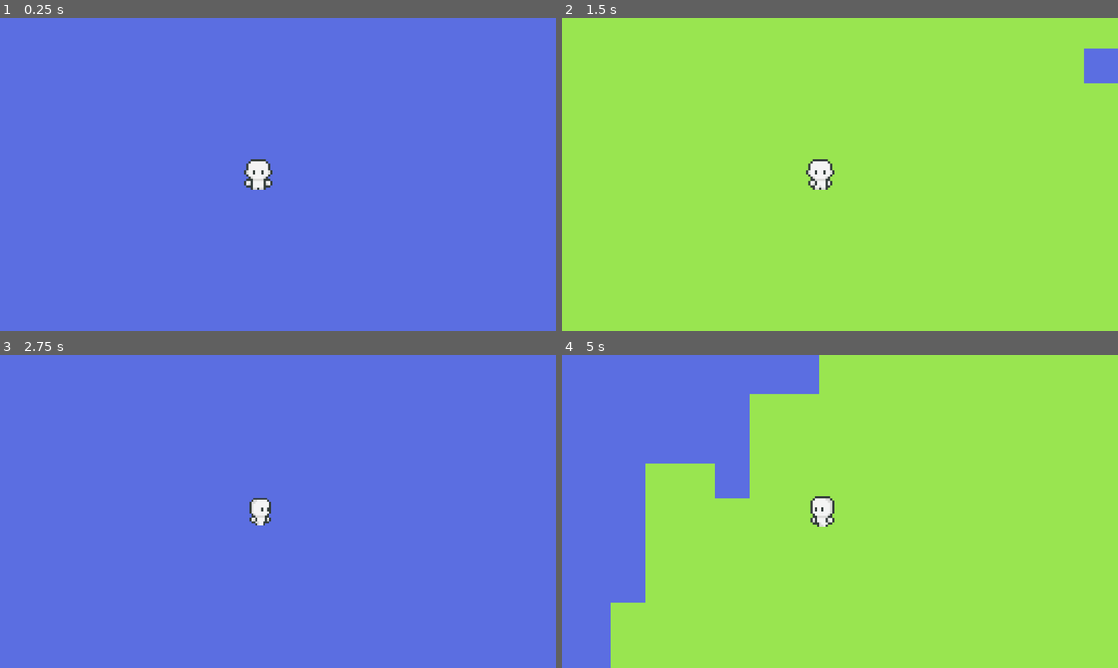
Above: before the commit, frames 1-4 (two rows, left to right).
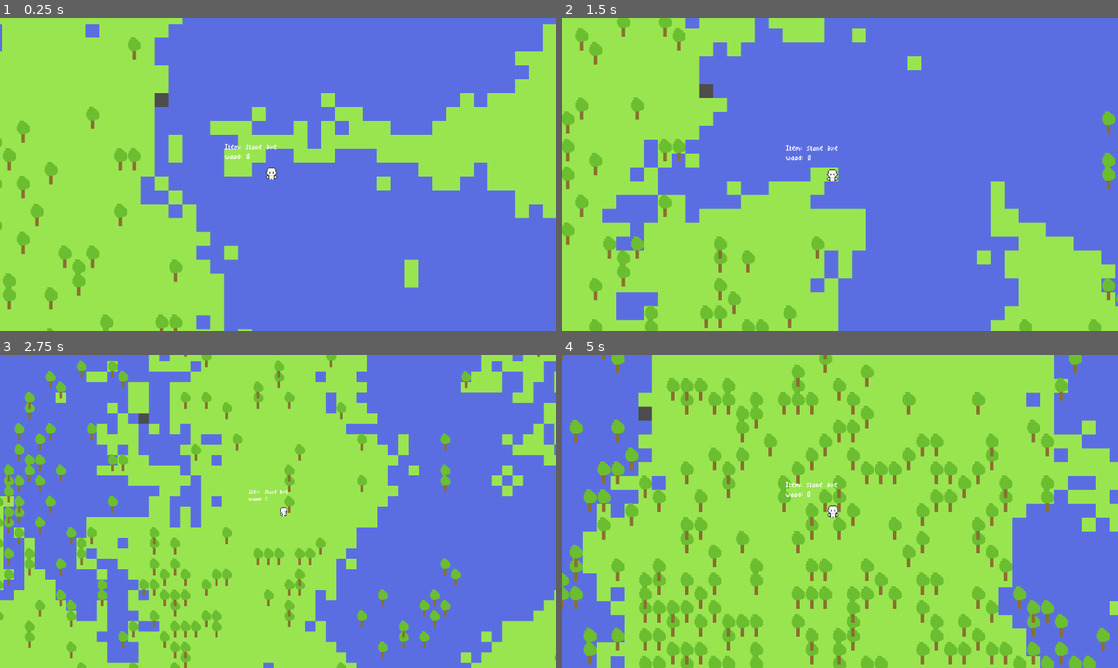
Above: after the commit, the same moments.

Repository: KelsiF/franset-survival
Game: Godot game, scene res://scenes/world.tscn
The game is run twice, just before and just after one commit, with the same random seed, the same clock (stepped at 60 frames per second) and the same inputs.
Inputs (mouse positions are in pixels of both pictures, inside the frame that each line leads up to):
- Up to frame 1 (0.25 s): no input
- Up to frame 2 (1.5 s): move the mouse to (962, 158) at 0.52 s; hold D (right) 0.53-1.28 s; tap G (generate world) at 0.6 s; click (962, 158) at 0.8 s; move the mouse to (728, 190) at 1.27 s; hold S (down) from 1.28 s (still down); click (728, 190) at 1.35 s
- Up to frame 3 (2.75 s): tap G (generate world) at 1.55 s; move the mouse to (333, 442) at 2.02 s; release S (down) at 2.03 s; hold D (right) from 2.03 s (still down); tap Mouse wheel down (camera_minus) at 2.1 s; click (333, 442) at 2.3 s
- Up to frame 4 (5 s): move the mouse to (812, 574) at 2.77 s; release D (right) at 2.78 s; hold W (up) 2.78-3.53 s; tap Mouse wheel up (camera_plus) at 2.85 s; tap G (generate world) at 3.05, 3.6, 4.55 s; move the mouse to (1006, 558) at 3.52 s; hold A (left) from 3.53 s (still down); click (1006, 558) at 3.8 s; move the mouse to (673, 464) at 4.27 s; click (673, 464) at 4.35 s

The runs differ from the first frame. In frame 1, 45% of the frame differs, in the area x 0-100%, y 0-100%; in frame 2, 62%; in frame 3, 52%; in frame 4, 40%.

Commit message:
v. 0.2-dev

Diff:
--- a/project.godot
+++ b/project.godot
@@ -14,6 +14,10 @@
 run/main_scene="res://scenes/world.tscn"
 config/features=PackedStringArray("4.3", "GL Compatibility")
 config/icon="res://icon.svg"
+
+[autoload]
+
+Main="*res://scripts/world.gd"
 
 [display]
 
@@ -57,6 +61,11 @@
 "events": [Object(InputEventMouseButton,"resource_local_to_scene":false,"resource_name":"","device":-1,"window_id":0,"a …(258 unchanged characters)…
 ]
 }
+left_click={
+"deadzone": 0.5,
+"events": [Object(InputEventMouseButton,"resource_local_to_scene":false,"resource_name":"","device":-1,"window_id":0,"alt_pressed":false,"shift_pressed":false,"ctrl_pressed":false,"meta_pressed":false,"button_mask":0,"position":Vector2(0, 0),"global_position":Vector2(0, 0),"factor":1.0,"button_index":1,"canceled":false,"pressed":false,"double_click":false,"script":null)
+]
+}
 
 [rendering]
 
--- /dev/null
+++ b/scenes/fake-objects/fake_tree.tscn
@@ -0,0 +1,44 @@
+[gd_scene load_steps=9 format=3 uid="uid://pigmxf0lwnxg"]
+
+[ext_resource type="Script" path="res://scripts/fake_tree.gd" id="1_85j2o"]
+[ext_resource type="Texture2D" uid="uid://dwjgbdnsoxxut" path="res://sprites/tree_anim/tree_broke1.png" id="1_wkvxg"]
+[ext_resource type="Texture2D" uid="uid://cghaf7xhke5ey" path="res://sprites/tree_anim/tree_broke2.png" id="2_y8321"]
+[ext_resource type="Texture2D" uid="uid://cwjthwi23nyeq" path="res://sprites/tree_anim/tree_broke3.png" id="3_nee2l"]
+[ext_resource type="Texture2D" uid="uid://dfil8ndkwgs06" path="res://sprites/tree_anim/tree_broke4.png" id="4_yqnp3"]
+[ext_resource type="Texture2D" uid="uid://dc22hhg6rfjtn" path="res://sprites/tree_anim/tree_broke5.png" id="5_31gen"]
+[ext_resource type="Texture2D" uid="uid://hra00b2axota" path="res://sprites/tree_anim/tree_broke6.png" id="6_bok7u"]
+
+[sub_resource type="SpriteFrames" id="SpriteFrames_1otcm"]
+animations = [{
+"frames": [{
+"duration": 1.0,
+"texture": ExtResource("1_wkvxg")
+}, {
+"duration": 1.0,
+"texture": ExtResource("2_y8321")
+}, {
+"duration": 1.0,
+"texture": ExtResource("3_nee2l")
+}, {
+"duration": 1.0,
+"texture": ExtResource("4_yqnp3")
+}, {
+"duration": 1.0,
+"texture": ExtResource("5_31gen")
+}, {
+"duration": 1.0,
+"texture": ExtResource("6_bok7u")
+}],
+"loop": true,
+"name": &"default",
+"speed": 0.0
+}]
+
+[node name="FakeTree" type="Node2D"]
+z_index = 20
+script = ExtResource("1_85j2o")
+
+[node name="AnimatedSprite2D" type="AnimatedSprite2D" parent="."]
+texture_filter = 1
+sprite_frames = SubResource("SpriteFrames_1otcm")
+offset = Vector2(0, -12.725)
--- a/scenes/player.tscn
+++ b/scenes/player.tscn
@@ -1,6 +1,7 @@
-[gd_scene load_steps=34 format=3 uid="uid://baujd6cx6f056"]
+[gd_scene load_steps=36 format=3 uid="uid://baujd6cx6f056"]
 
 [ext_resource type="Script" path="res://scripts/player.gd" id="1_2rpot"]
+[ext_resource type="PackedScene" uid="uid://b7p7yfqbhpmg4" path="res://scenes/ui_inventory.tscn" id="2_a5pqy"]
 [ext_resource type="Texture2D" uid="uid://dodcclek3325l" path="res://sprites/character/default/idle.png" id="2_hpo28"]
 [ext_resource type="Texture2D" uid="uid://l5djqb7gjwd4" path="res://sprites/character/default/walk.png" id="2_q03fa"]
 
@@ -226,12 +227,28 @@
 "speed": 5.0
 }]
 
+[sub_resource type="CircleShape2D" id="CircleShape2D_8my04"]
+radius = 30.0
+
 [node name="Player" type="CharacterBody2D"]
 script = ExtResource("1_2rpot")
 
 [node name="Camera2D" type="Camera2D" parent="."]
 offset = Vector2(8.585, 0)
-zoom = Vector2(5, 5)
+zoom = Vector2(1.995, 1.995)
+process_callback = 0
+position_smoothing_enabled = true
+editor_draw_limits = true
+editor_draw_drag_margin = true
+
+[node name="RemoteTransform2D" type="RemoteTransform2D" parent="Camera2D"]
+position = Vector2(-53.86, -38.155)
+remote_path = NodePath("../../UiInventory")
+use_global_coordinates = false
+
+[node name="UiInventory" parent="." instance=ExtResource("2_a5pqy")]
+z_index = 1
+position = Vector2(-207, -98)
 
 [node name="CollisionShape2D" type="CollisionShape2D" parent="."]
 position = Vector2(-0.5, 0)
@@ -241,3 +258,11 @@
 texture_filter = 1
 sprite_frames = SubResource("SpriteFrames_ahyua")
 animation = &"walk_down"
+
+[node name="RadiusChop" type="Area2D" parent="."]
+
+[node name="CollisionShape2D" type="CollisionShape2D" parent="RadiusChop"]
+shape = SubResource("CircleShape2D_8my04")
+
+[connection signal="area_entered" from="RadiusChop" to="." method="_on_radius_chop_area_entered"]
+[connection signal="body_entered" from="RadiusChop" to="." method="_on_radius_chop_body_entered"]
--- a/scenes/tilemap_world.tscn
+++ b/scenes/tilemap_world.tscn
@@ -1,15 +1,16 @@
-[gd_scene load_steps=10 format=3 uid="uid://bgamigva41n67"]
+[gd_scene load_steps=13 format=3 uid="uid://bgamigva41n67"]
 
 [ext_resource type="Script" path="res://scripts/tilemap_world.gd" id="1_j52ec"]
 [ext_resource type="Texture2D" uid="uid://brx4gkb501sa2" path="res://sprites/ground.png" id="1_unlef"]
 [ext_resource type="Texture2D" uid="uid://bd4dto357wwji" path="res://sprites/water.png" id="2_nycl8"]
+[ext_resource type="PackedScene" uid="uid://cfax3u142qn6d" path="res://scenes/tree.tscn" id="4_anjgd"]
 
 [sub_resource type="Gradient" id="Gradient_ubtc6"]
 colors = PackedColorArray(0, 0, 1, 1, 0, 1, 0, 1)
 
 [sub_resource type="FastNoiseLite" id="FastNoiseLite_763ss"]
 noise_type = 3
-frequency = 0.0053
+frequency = 0.0246
 domain_warp_enabled = true
 
 [sub_resource type="NoiseTexture2D" id="NoiseTexture2D_yq423"]
@@ -89,73 +90,146 @@
 [sub_resource type="TileSetAtlasSource" id="TileSetAtlasSource_gjg2v"]
 texture = ExtResource("2_nycl8")
 0:0/0 = 0
+0:0/0/physics_layer_0/polygon_0/points = PackedVector2Array(-8, -8, 8, -8, 8, 8, -8, 8)
 1:0/0 = 0
+1:0/0/physics_layer_0/polygon_0/points = PackedVector2Array(-8, -8, 8, -8, 8, 8, -8, 8)
 2:0/0 = 0
+2:0/0/physics_layer_0/polygon_0/points = PackedVector2Array(-8, -8, 8, -8, 8, 8, -8, 8)
 2:1/0 = 0
+2:1/0/physics_layer_0/polygon_0/points = PackedVector2Array(-8, -8, 8, -8, 8, 8, -8, 8)
 3:1/0 = 0
+3:1/0/physics_layer_0/polygon_0/points = PackedVector2Array(-8, -8, 8, -8, 8, 8, -8, 8)
 3:2/0 = 0
+3:2/0/physics_layer_0/polygon_0/points = PackedVector2Array(-8, -8, 8, -8, 8, 8, -8, 8)
 4:2/0 = 0
+4:2/0/physics_layer_0/polygon_0/points = PackedVector2Array(-8, -8, 8, -8, 8, 8, -8, 8)
 4:3/0 = 0
+4:3/0/physics_layer_0/polygon_0/points = PackedVector2Array(-8, -8, 8, -8, 8, 8, -8, 8)
 5:3/0 = 0
+5:3/0/physics_layer_0/polygon_0/points = PackedVector2Array(-8, -8, 8, -8, 8, 8, -8, 8)
 5:4/0 = 0
+5:4/0/physics_layer_0/polygon_0/points = PackedVector2Array(-8, -8, 8, -8, 8, 8, -8, 8)
 6:4/0 = 0
+6:4/0/physics_layer_0/polygon_0/points = PackedVector2Array(-8, -8, 8, -8, 8, 8, -8, 8)
 6:5/0 = 0
+6:5/0/physics_layer_0/polygon_0/points = PackedVector2Array(-8, -8, 8, -8, 8, 8, -8, 8)
 7:5/0 = 0
+7:5/0/physics_layer_0/polygon_0/points = PackedVector2Array(-8, -8, 8, -8, 8, 8, -8, 8)
 7:6/0 = 0
+7:6/0/physics_layer_0/polygon_0/points = PackedVector2Array(-8, -8, 8, -8, 8, 8, -8, 8)
 7:7/0 = 0
+7:7/0/physics_layer_0/polygon_0/points = PackedVector2Array(-8, -8, 8, -8, 8, 8, -8, 8)
 7:4/0 = 0
+7:4/0/physics_layer_0/polygon_0/points = PackedVector2Array(-8, -8, 8, -8, 8, 8, -8, 8)
 7:3/0 = 0
+7:3/0/physics_layer_0/polygon_0/points = PackedVector2Array(-8, -8, 8, -8, 8, 8, -8, 8)
 7:2/0 = 0
+7:2/0/physics_layer_0/polygon_0/points = PackedVector2Array(-8, -8, 8, -8, 8, 8, -8, 8)
 7:1/0 = 0
+7:1/0/physics_layer_0/polygon_0/points = PackedVector2Array(-8, -8, 8, -8, 8, 8, -8, 8)
 7:0/0 = 0
+7:0/0/physics_layer_0/polygon_0/points = PackedVector2Array(-8, -8, 8, -8, 8, 8, -8, 8)
 6:2/0 = 0
+6:2/0/physics_layer_0/polygon_0/points = PackedVector2Array(-8, -8, 8, -8, 8, 8, -8, 8)
 6:3/0 = 0
+6:3/0/physics_layer_0/polygon_0/points = PackedVector2Array(-8, -8, 8, -8, 8, 8, -8, 8)
 5:5/0 = 0
+5:5/0/physics_layer_0/polygon_0/points = PackedVector2Array(-8, -8, 8, -8, 8, 8, -8, 8)
 5:6/0 = 0
+5:6/0/physics_layer_0/polygon_0/points = PackedVector2Array(-8, -8, 8, -8, 8, 8, -8, 8)
 4:6/0 = 0
+4:6/0/physics_layer_0/polygon_0/points = PackedVector2Array(-8, -8, 8, -8, 8, 8, -8, 8)
 4:7/0 = 0
+4:7/0/physics_layer_0/polygon_0/points = PackedVector2Array(-8, -8, 8, -8, 8, 8, -8, 8)
 4:5/0 = 0
+4:5/0/physics_layer_0/polygon_0/points = PackedVector2Array(-8, -8, 8, -8, 8, 8, -8, 8)
 4:4/0 = 0
+4:4/0/physics_layer_0/polygon_0/points = PackedVector2Array(-8, -8, 8, -8, 8, 8, -8, 8)
 5:7/0 = 0
+5:7/0/physics_layer_0/polygon_0/points = PackedVector2Array(-8, -8, 8, -8, 8, 8, -8, 8)
 6:7/0 = 0
+6:7/0/physics_layer_0/polygon_0/points = PackedVector2Array(-8, -8, 8, -8, 8, 8, -8, 8)
 6:1/0 = 0
+6:1/0/physics_layer_0/polygon_0/points = PackedVector2Array(-8, -8, 8, -8, 8, 8, -8, 8)
 6:0/0 = 0
+6:0/0/physics_layer_0/polygon_0/points = PackedVector2Array(-8, -8, 8, -8, 8, 8, -8, 8)
 5:2/0 = 0
+5:2/0/physics_layer_0/polygon_0/points = PackedVector2Array(-8, -8, 8, -8, 8, 8, -8, 8)
 4:1/0 = 0
+4:1/0/physics_layer_0/polygon_0/points = PackedVector2Array(-8, -8, 8, -8, 8, 8, -8, 8)
 4:0/0 = 0
+4:0/0/physics_layer_0/polygon_0/points = PackedVector2Array(-8, -8, 8, -8, 8, 8, -8, 8)
 5:1/0 = 0
+5:1/0/physics_layer_0/polygon_0/points = PackedVector2Array(-8, -8, 8, -8, 8, 8, -8, 8)
 3:7/0 = 0
+3:7/0/physics_layer_0/polygon_0/points = PackedVector2Array(-8, -8, 8, -8, 8, 8, -8, 8)
 3:6/0 = 0
+3:6/0/physics_layer_0/polygon_0/points = PackedVector2Array(-8, -8, 8, -8, 8, 8, -8, 8)
 3:5/0 = 0
+3:5/0/physics_layer_0/polygon_0/points = PackedVector2Array(-8, -8, 8, -8, 8, 8, -8, 8)
 3:4/0 = 0
+3:4/0/physics_layer_0/polygon_0/points = PackedVector2Array(-8, -8, 8, -8, 8, 8, -8, 8)
 3:3/0 = 0
+3:3/0/physics_layer_0/polygon_0/points = PackedVector2Array(-8, -8, 8, -8, 8, 8, -8, 8)
 3:0/0 = 0
+3:0/0/physics_layer_0/polygon_0/points = PackedVector2Array(-8, -8, 8, -8, 8, 8, -8, 8)
 2:5/0 = 0
+2:5/0/physics_layer_0/polygon_0/points = PackedVector2Array(-8, -8, 8, -8, 8, 8, -8, 8)
 2:4/0 = 0
+2:4/0/physics_layer_0/polygon_0/points = PackedVector2Array(-8, -8, 8, -8, 8, 8, -8, 8)
 2:3/0 = 0
+2:3/0/physics_layer_0/polygon_0/points = PackedVector2Array(-8, -8, 8, -8, 8, 8, -8, 8)
 2:2/0 = 0
+2:2/0/physics_layer_0/polygon_0/points = PackedVector2Array(-8, -8, 8, -8, 8, 8, -8, 8)
 0:1/0 = 0
+0:1/0/physics_layer_0/polygon_0/points = PackedVector2Array(-8, -8, 8, -8, 8, 8, -8, 8)
 0:2/0 = 0
+0:2/0/physics_layer_0/polygon_0/points = PackedVector2Array(-8, -8, 8, -8, 8, 8, -8, 8)
 0:3/0 = 0
+0:3/0/physics_layer_0/polygon_0/points = PackedVector2Array(-8, -8, 8, -8, 8, 8, -8, 8)
 0:4/0 = 0
+0:4/0/physics_layer_0/polygon_0/points = PackedVector2Array(-8, -8, 8, -8, 8, 8, -8, 8)
 0:5/0 = 0
+0:5/0/physics_layer_0/polygon_0/points = PackedVector2Array(-8, -8, 8, -8, 8, 8, -8, 8)
 0:6/0 = 0
+0:6/0/physics_layer_0/polygon_0/points = PackedVector2Array(-8, -8, 8, -8, 8, 8, -8, 8)
 1:6/0 = 0
+1:6/0/physics_layer_0/polygon_0/points = PackedVector2Array(-8, -8, 8, -8, 8, 8, -8, 8)
 1:7/0 = 0
+1:7/0/physics_layer_0/polygon_0/points = PackedVector2Array(-8, -8, 8, -8, 8, 8, -8, 8)
 2:7/0 = 0
+2:7/0/physics_layer_0/polygon_0/points = PackedVector2Array(-8, -8, 8, -8, 8, 8, -8, 8)
 2:6/0 = 0
+2:6/0/physics_layer_0/polygon_0/points = PackedVector2Array(-8, -8, 8, -8, 8, 8, -8, 8)
 1:1/0 = 0
+1:1/0/physics_layer_0/polygon_0/points = PackedVector2Array(-8, -8, 8, -8, 8, 8, -8, 8)
 1:2/0 = 0
+1:2/0/physics_layer_0/polygon_0/points = PackedVector2Array(-8, -8, 8, -8, 8, 8, -8, 8)
 1:3/0 = 0
+1:3/0/physics_layer_0/polygon_0/points = PackedVector2Array(-8, -8, 8, -8, 8, 8, -8, 8)
 1:4/0 = 0
+1:4/0/physics_layer_0/polygon_0/points = PackedVector2Array(-8, -8, 8, -8, 8, 8, -8, 8)
 1:5/0 = 0
+1:5/0/physics_layer_0/polygon_0/points = PackedVector2Array(-8, -8, 8, -8, 8, 8, -8, 8)
 0:7/0 = 0
+0:7/0/physics_layer_0/polygon_0/points = PackedVector2Array(-8, -8, 8, -8, 8, 8, -8, 8)
 5:0/0 = 0
+5:0/0/physics_layer_0/polygon_0/points = PackedVector2Array(-8, -8, 8, -8, 8, 8, -8, 8)
 6:6/0 = 0
+6:6/0/physics_layer_0/polygon_0/points = PackedVector2Array(-8, -8, 8, -8, 8, 8, -8, 8)
 
 [sub_resource type="TileSet" id="TileSet_uaodw"]
+physics_layer_0/collision_layer = 3
+navigation_layer_0/layers = 1
 sources/0 = SubResource("TileSetAtlasSource_btfu2")
 sources/1 = SubResource("TileSetAtlasSource_gjg2v")
+
+[sub_resource type="TileSetScenesCollectionSource" id="TileSetScenesCollectionSource_3yaj3"]
+scenes/1/scene = ExtResource("4_anjgd")
+
+[sub_resource type="TileSet" id="TileSet_54cqe"]
+navigation_layer_0/layers = 1
+sources/0 = SubResource("TileSetScenesCollectionSource_3yaj3")
 
 [node name="TilemapWorld" type="Node2D"]
 script = ExtResource("1_j52ec")
@@ -163,3 +237,7 @@
 
 [node name="TileMapLayer" type="TileMapLayer" parent="."]
 tile_set = SubResource("TileSet_uaodw")
+
+[node name="trees" type="TileMapLayer" parent="."]
+z_index = 1
+tile_set = SubResource("TileSet_54cqe")
--- /dev/null
+++ b/scenes/tree.tscn
@@ -0,0 +1,18 @@
+[gd_scene load_steps=3 format=3 uid="uid://cfax3u142qn6d"]
+
+[ext_resource type="Texture2D" uid="uid://denc2v6vcpo5b" path="res://sprites/tree.png" id="1_38p3n"]
+
+[sub_resource type="RectangleShape2D" id="RectangleShape2D_nmhbw"]
+size = Vector2(4, 10)
+
+[node name="Tree" type="StaticBody2D"]
+
+[node name="Sprite2D" type="Sprite2D" parent="."]
+texture_filter = 1
+position = Vector2(0, -2)
+texture = ExtResource("1_38p3n")
+offset = Vector2(0, -12.725)
+
+[node name="CollisionShape2D" type="CollisionShape2D" parent="."]
+position = Vector2(0, -4)
+shape = SubResource("RectangleShape2D_nmhbw")
--- /dev/null
+++ b/scenes/ui_inventory.tscn
@@ -0,0 +1,20 @@
+[gd_scene load_steps=4 format=3 uid="uid://b7p7yfqbhpmg4"]
+
+[ext_resource type="Script" path="res://scripts/ui_inventory.gd" id="1_axj25"]
+[ext_resource type="FontFile" uid="uid://dpfuwewvaevcd" path="res://fonts/MinimalPixelFont.ttf" id="2_oe6ja"]
+
+[sub_resource type="LabelSettings" id="LabelSettings_1ckjw"]
+line_spacing = 0.1
+font = ExtResource("2_oe6ja")
+
+[node name="UiInventory" type="Node2D"]
+script = ExtResource("1_axj25")
+
+[node name="Label" type="Label" parent="."]
+texture_filter = 1
+offset_right = 63.0
+offset_bottom = 39.0
+text = "Item: stone axe
+
+wood: 0"
+label_settings = SubResource("LabelSettings_1ckjw")
--- a/scenes/world.tscn
+++ b/scenes/world.tscn
@@ -1,11 +1,14 @@
-[gd_scene load_steps=3 format=3 uid="uid://cwtivapw2eo58"]
+[gd_scene load_steps=4 format=3 uid="uid://cgtr1x576imv3"]
 
-[ext_resource type="PackedScene" uid="uid://bgamigva41n67" path="res://scenes/tilemap_world.tscn" id="1_p0a4h"]
-[ext_resource type="PackedScene" uid="uid://baujd6cx6f056" path="res://scenes/player.tscn" id="2_g8uw6"]
+[ext_resource type="Script" path="res://scripts/world.gd" id="1_4uhj4"]
+[ext_resource type="PackedScene" uid="uid://bgamigva41n67" path="res://scenes/tilemap_world.tscn" id="1_ey442"]
+[ext_resource type="PackedScene" uid="uid://baujd6cx6f056" path="res://scenes/player.tscn" id="2_vbji0"]
 
-[node name="Node2D" type="Node2D"]
+[node name="World" type="Node2D"]
+script = ExtResource("1_4uhj4")
 
-[node name="TilemapWorld" parent="." instance=ExtResource("1_p0a4h")]
+[node name="TilemapWorld" parent="." instance=ExtResource("1_ey442")]
+position = Vector2(0, 1)
 
-[node name="Player" parent="." instance=ExtResource("2_g8uw6")]
-position = Vector2(636, 390)
+[node name="Player" parent="." instance=ExtResource("2_vbji0")]
+position = Vector2(130, 97)
--- /dev/null
+++ b/scripts/fake_tree.gd
@@ -0,0 +1,10 @@
+extends Node2D
+
+func _ready() -> void:
+	$AnimatedSprite2D.play("default")
+	Main.clickTree.connect(_fakeTreeFunc)
+
+func _fakeTreeFunc():
+	var frame = $AnimatedSprite2D.get_frame()
+	$AnimatedSprite2D.set_frame_and_progress(frame+1, 0.0)
+	pass
--- a/scripts/tilemap_world.gd
+++ b/scripts/tilemap_world.gd
@@ -9,25 +9,64 @@
 var noise_val_arr = []
 
 @onready var tile_map = $TileMapLayer
+@onready var tile_trees = $trees
 
 var water_atlas = Vector2i(0, 0)
 var land_atlas = Vector2i(0, 0)
+
+var tree = preload("res://scenes/tree.tscn")
+var fake_tree = preload("res://scenes/fake-objects/fake_tree.tscn")
+
+var tree_health = 5
 
 func _ready() -> void:
 	noise = noise_height_text.noise
 	generate_world()
 
 func generate_world():
+	var rng = RandomNumberGenerator.new()
+
 	noise.seed = randi()
 	print(noise.seed)
 	for x in range(-width/2, width/2):
 		for y in range(-height/2, height/2):
+
+
 			var noise_val : float = noise.get_noise_2d(x, y)
 			if noise_val > 0.0:
 				tile_map.set_cell(Vector2(x, y), 0, land_atlas)
 			elif noise_val < 0.0:
 				tile_map.set_cell(Vector2(x, y), 1, land_atlas)
+			if noise_val > 0.1:
+				var chance_tree = rng.randi_range(1, 10)
+				if chance_tree == 1:
+					var cell = tile_map.get_cell_source_id(Vector2i(x, y))
+					if cell == 0:
+						tile_trees.set_cell(Vector2(x, y), 0, Vector2i.ZERO, 1)
+					else:
+						return false
+
+			# 0 - земля, 1 - вода
 
 func _input(event: InputEvent) -> void:
 	if Input.is_action_just_pressed("generate world"):
 		generate_world()
+
+func _process(delta: float) -> void:
+	if Input.is_action_just_pressed("left_click"):
+		get_clicked_tile()
+
+func get_clicked_tile():
+	var clicked_cell = tile_trees.local_to_map(tile_trees.get_local_mouse_position())
+	var mouse_pos = get_global_mouse_position()
+	var cell_id = tile_trees.get_cell_source_id(clicked_cell)
+
+
+	if cell_id == 0 and tree_health > 0:
+		tree_health -= 1
+		print(tree_health)
+		Main.changeInventory.emit()
+		Main.clickTree.emit()
+	if tree_health <= 0:
+		tile_trees.erase_cell(clicked_cell)
+		tree_health = 5
--- /dev/null
+++ b/scripts/ui_inventory.gd
@@ -0,0 +1,17 @@
+extends Node2D
+
+var wood = 0
+
+func _ready() -> void:
+	update_text()
+	Main.changeInventory.connect(updateWood)
+
+func updateWood():
+	wood += 1
+
+func update_text():
+	var i = 0
+
+	while i == 0:
+		$Label.text = "Item: stone axe\nwood: " + str(wood)
+		await get_tree().create_timer(0.1).timeout
--- a/scripts/world.gd
+++ b/scripts/world.gd
@@ -1,3 +1,15 @@
 extends Node2D
 
-@export var noise_height_text : NoiseTexture2D
+signal changeInventory
+signal clickTree
+
+func _ready() -> void:
+	Main.changeInventory.connect(_changeInventoryFunc)
+	Main.clickTree.connect(_fakeTreeFunc)
+
+
+func _changeInventoryFunc():
+	pass
+
+func _fakeTreeFunc():
+	pass
Not shown, changed: export_presets.cfg
Binary file added: fonts/MinimalPixelFont.ttf
Not shown, added: fonts/MinimalPixelFont.ttf.import
Binary file added: sprites/hillspng.png
Not shown, added: sprites/hillspng.png.import
Binary file added: sprites/tree.png
Not shown, added: sprites/tree.png.import
Binary file added: sprites/tree_anim/tree_broke1.png
Not shown, added: sprites/tree_anim/tree_broke1.png.import
Binary file added: sprites/tree_anim/tree_broke2.png
Not shown, added: sprites/tree_anim/tree_broke2.png.import
Binary file added: sprites/tree_anim/tree_broke3.png
(and 8 more such lines)
